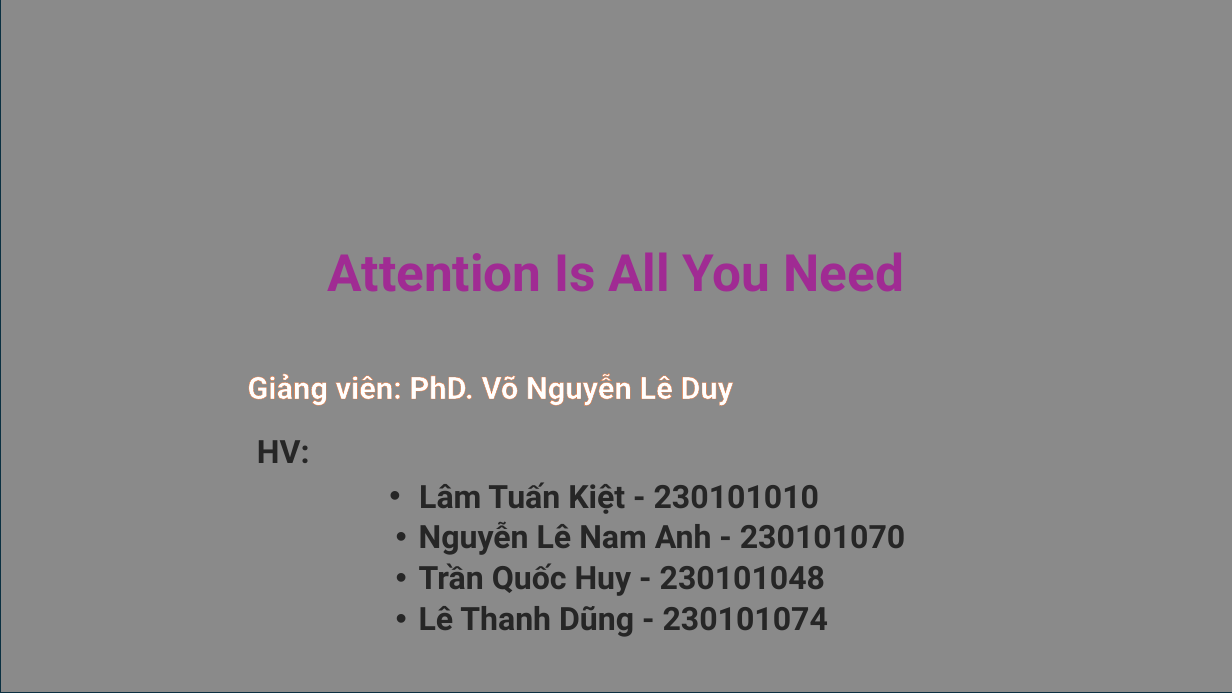
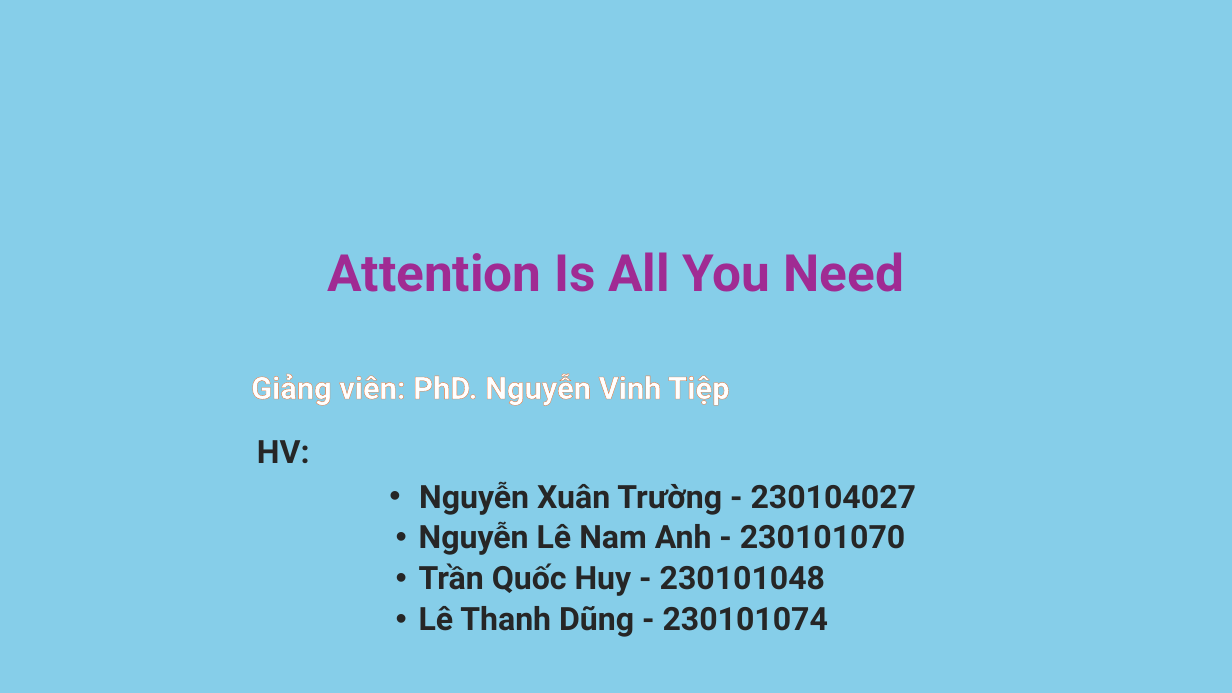
Before and after one commit to thanhtai9606/lab-master, a slide deck: slide 1 of lab/t5 deep learning/Attention Is All You Need.pptx. Drawn at 1232x693 pixels with LibreOffice and Linux fonts; fonts in the diff are those of the drawing; background and template pictures are left out. Boxes give left, top, right and bottom in pixels: in the first picture for what was removed or moved away, otherwise in the second. Text is boxed around its words. In the diff, an @@ line names an element or a change of style, - is before the commit and + after.

```diff
--- a/lab/t5 deep learning/Attention Is All You Need.pptx
+++ b/lab/t5 deep learning/Attention Is All You Need.pptx
@@ rectangle at [0, 0, 1232, 693]: fill #171717 at 50% opacity to #0F9ED5 at 50% opacity; outline #0B3041 0.75 pt to none @@
@@ subtitle at [251, 373, 729, 406]: text changed @@
-Giảng viên: PhD. Võ Nguyễn Lê Duy
+Giảng viên: PhD. Nguyễn Vinh Tiệp
@@ text at [419, 482, 916, 515]: text changed @@
-• Lâm Tuấn Kiệt - 230101010
+• Nguyễn Xuân Trường - 230104027
```
Also in this commit, not shown: 13 other slides changed, 4 other files.
